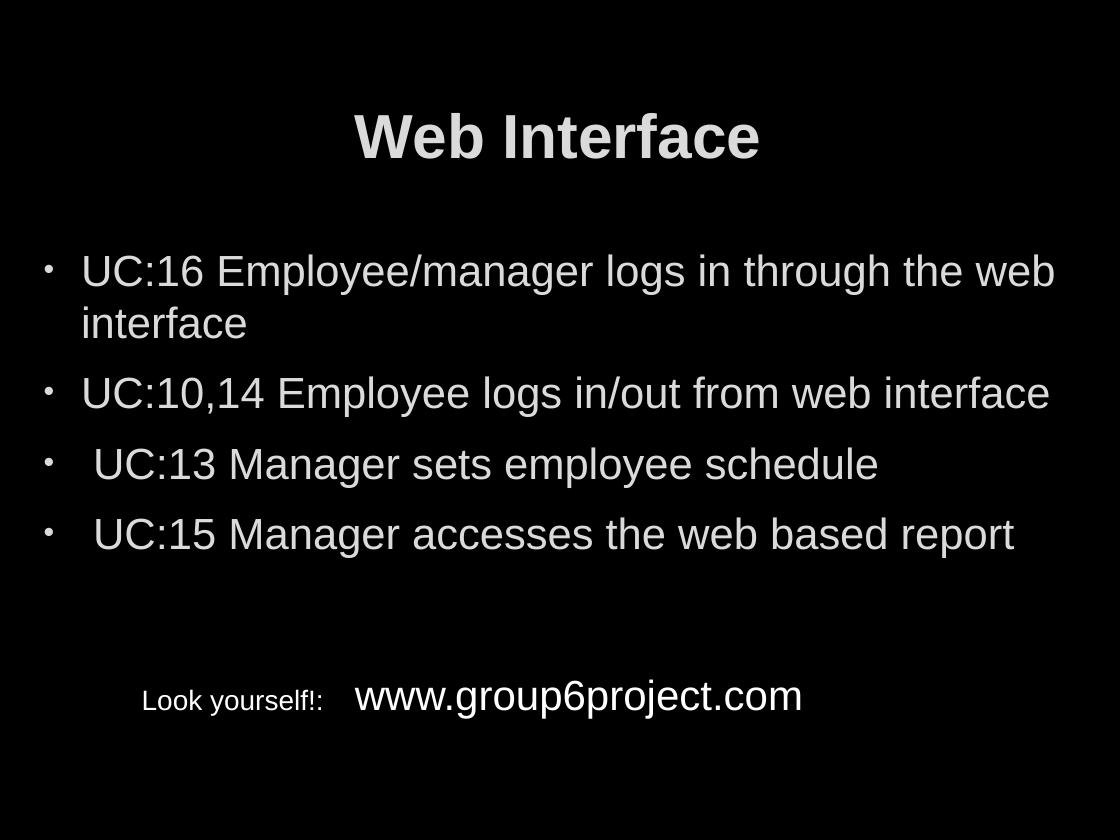
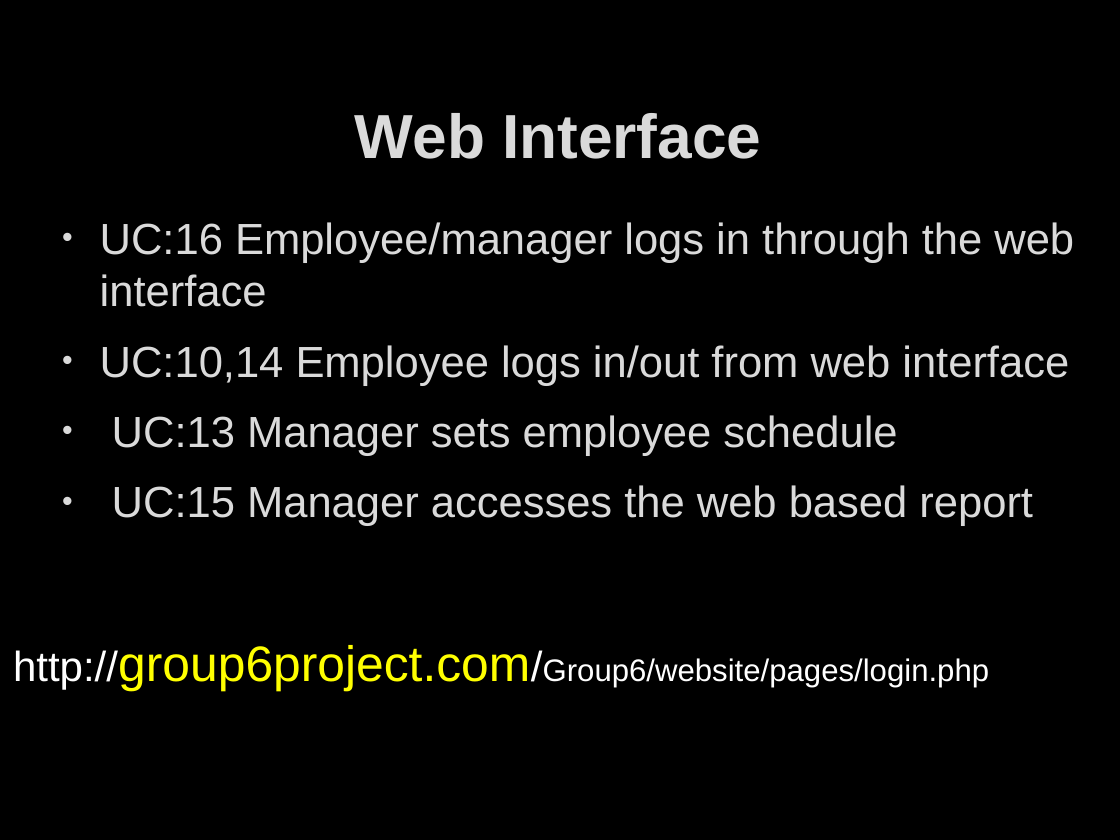
Before and after one commit to ddave2122/Group6, a slide deck: slide 15 of MobAppFinalPresent.pptx (slide 14 before the commit). Drawn at 1120x840 pixels with LibreOffice and Linux fonts; fonts in the diff are those of the drawing; background and template pictures are left out. Boxes give left, top, right and bottom in pixels: in the first picture for what was removed or moved away, otherwise in the second. Text is boxed around its words. In the diff, an @@ line names an element or a change of style, - is before the commit and + after.

Commit message:
ppt updated

```diff
--- a/MobAppFinalPresent.pptx
+++ b/MobAppFinalPresent.pptx
@@ text "UC:16 Employee/manager logs in through ...": place and size @@
-text "UC:16 Employee/manager logs in through ..." at [81,254,1056,558]
+text "UC:16 Employee/manager logs in through ..." at [100,222,1074,526]
@@ text at [13,645,989,692]: text changed; size 27 to 20 pt @@
-Look yourself!: www.group6project.com
+http://group6project.com/Group6/website/pages/login.php
```
Also in this commit, not shown: 7 other slides changed, 1 slide added.
